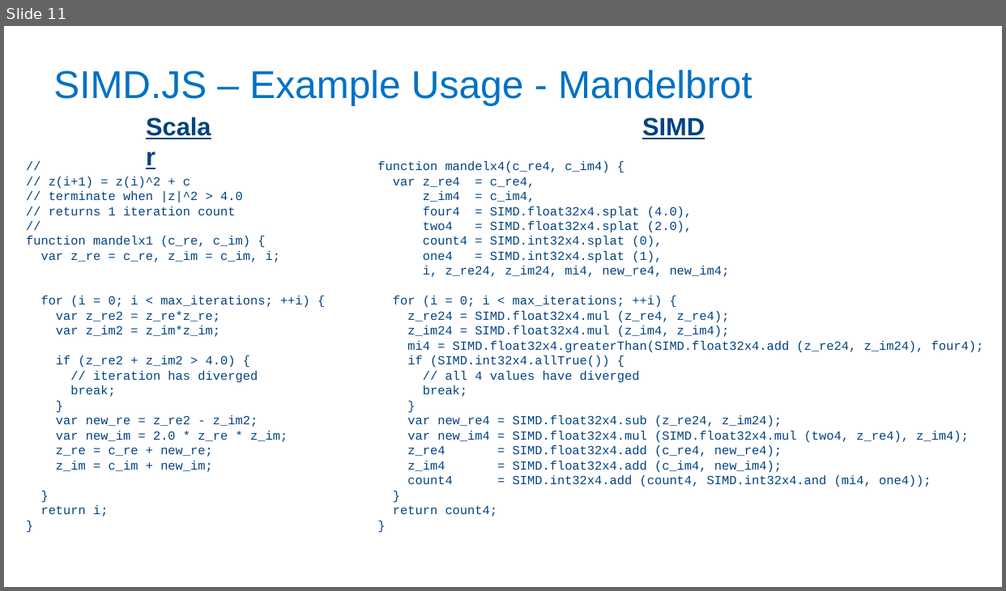
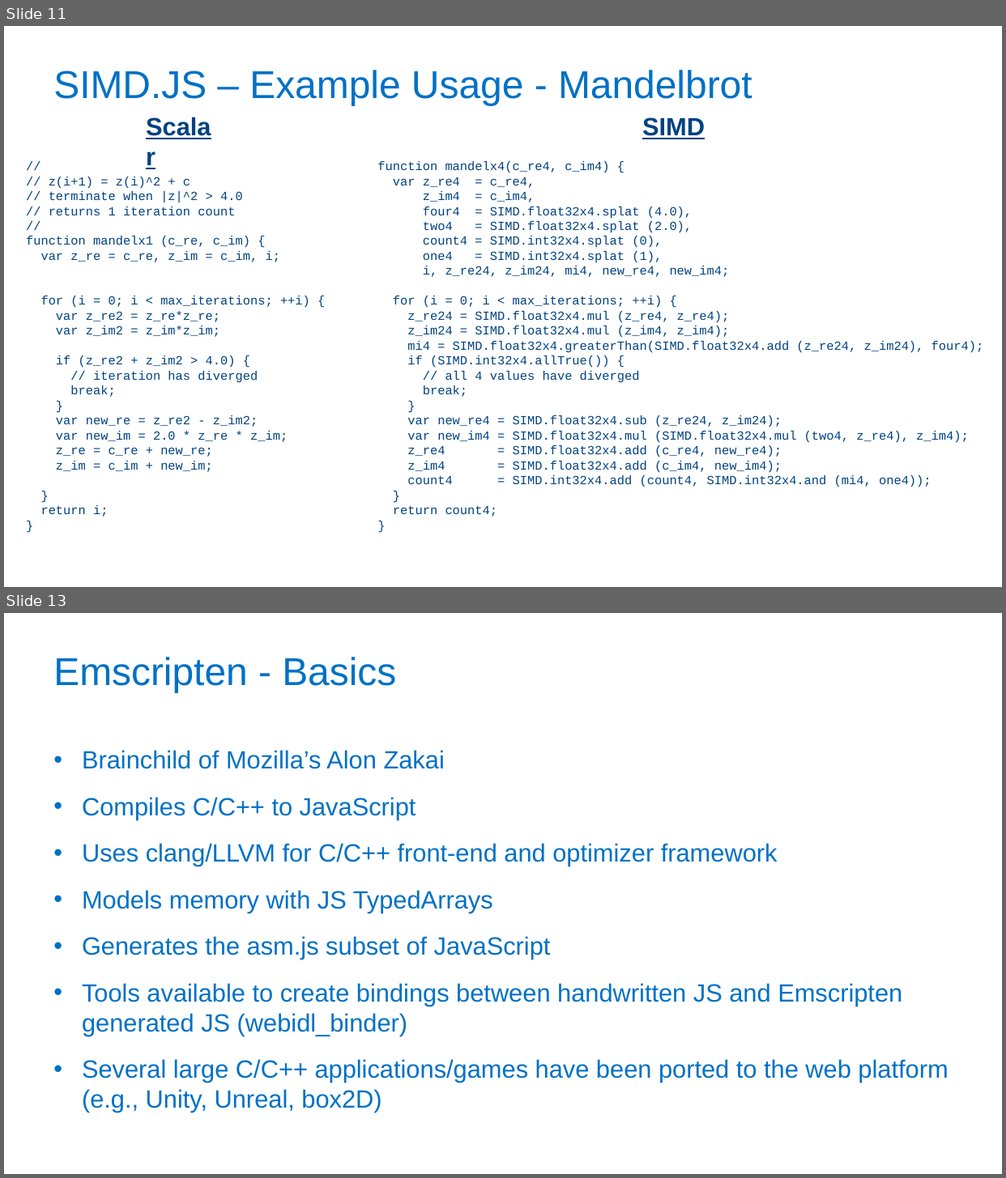
Before and after one commit to PeterJensen/wpmvp2015, a slide deck: simdjs-presentation.pptx. Shown one above the other, each under a label of ours: slide 11 before the commit, slides 11 and 13 after it; the slides between them are not shown. The pictures are 1006x591 and 1006x1178 pixels, drawn with LibreOffice and Linux fonts; fonts in the diff are those of the drawing; background and template pictures are left out. Boxes give left, top, right and bottom in pixels: in the first picture for what was removed or moved away, otherwise in the second. Text is boxed around its words. In the diff, an @@ line names an element or a change of style, - is before the commit and + after.

Commit message:
Added more slides for SIMD.JS and Emscripten

```diff
--- a/simdjs-presentation.pptx
+++ b/simdjs-presentation.pptx
@@ slide 13 added at <box>4,613,1002,1174</box>, background #FFFFFF @@
@@ title added at <box>53,657,396,693</box>, 37.3 pt, text #0071C5 @@
+Emscripten - Basics
@@ text added at <box>82,750,948,1113</box>, 24 pt, text #0071C5 @@
+• Brainchild of Mozilla’s Alon Zakai
+• Compiles C/C++ to JavaScript
+• Uses clang/LLVM for C/C++ front-end and optimizer framework
+• Models memory with JS TypedArrays
+• Generates the asm.js subset of JavaScript
+• Tools available to create bindings between handwritten JS and Emscripten generated JS (webidl_binder)
+• Several large C/C++ applications/games have been ported to the web platform (e.g., Unity, Unreal, box2D)
```
Also in this commit, not shown: 2 slides changed, 5 other slides added, 4 other files.
